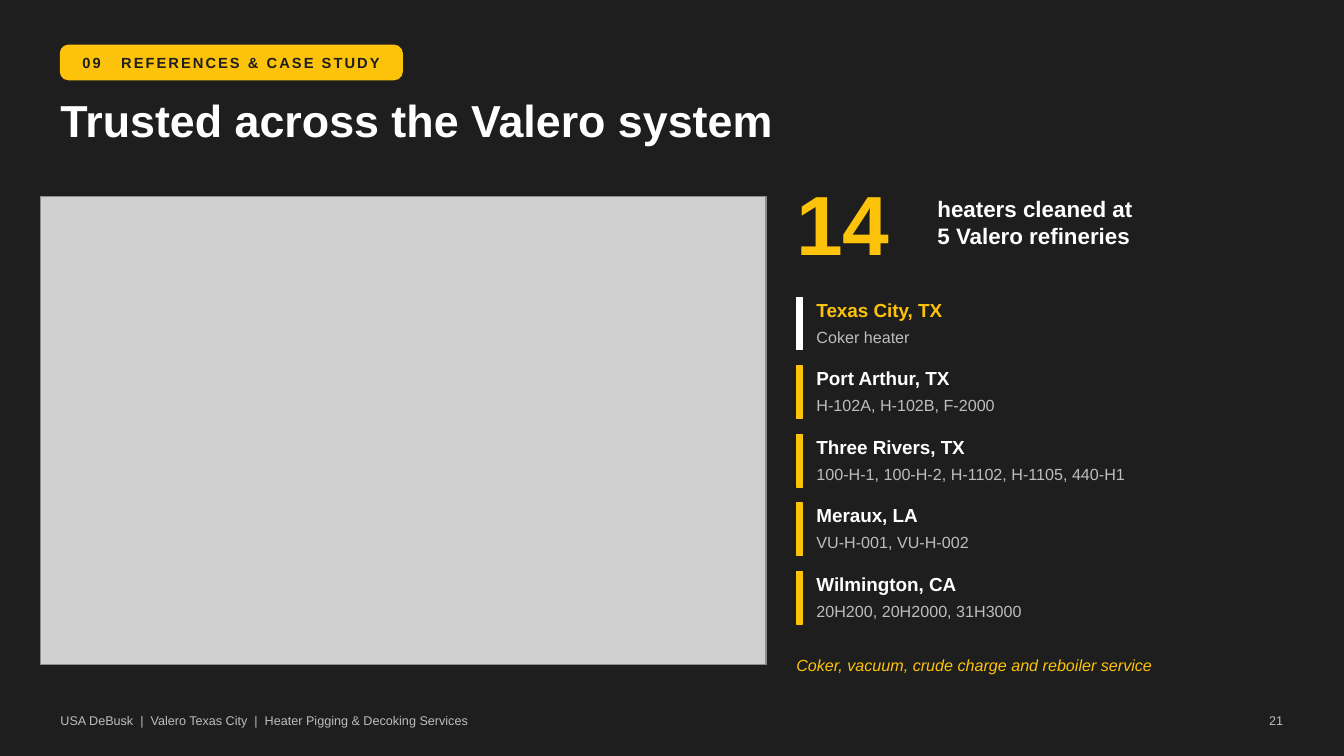
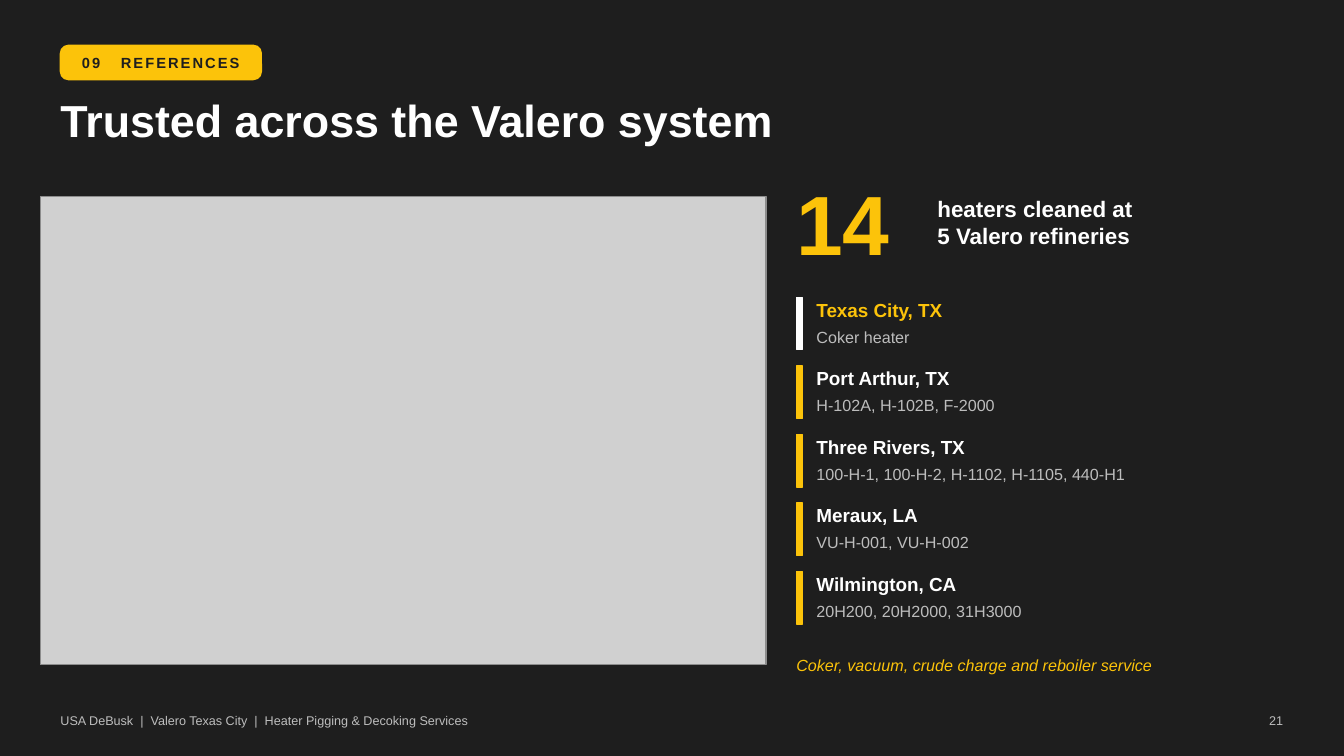
Before and after one commit to TheSkinz/obsidian-work, a slide deck: slide 21 of 02-facilities/Valero/Texas-City-TX/pigging-capabilities-presentation/Valero_TXC_Pigging_Capabilities.pptx. Drawn at 1344x756 pixels with LibreOffice and Linux fonts; fonts in the diff are those of the drawing; grey boxes stand for pictures. Boxes give left, top, right and bottom in pixels: in the first picture for what was removed or moved away, otherwise in the second. Text is boxed around its words. In the diff, an @@ line names an element or a change of style, - is before the commit and + after.

```diff
--- a/02-facilities/Valero/Texas-City-TX/pigging-capabilities-presentation/Valero_TXC_Pigging_Capabilities.pptx
+++ b/02-facilities/Valero/Texas-City-TX/pigging-capabilities-presentation/Valero_TXC_Pigging_Capabilities.pptx
@@ rounded rectangle resized from (x1=60, y1=45, x2=402, y2=80) to (x1=60, y1=45, x2=261, y2=80) @@
@@ text at (x1=82, y1=57, x2=240, y2=68): text changed @@
-09 REFERENCES & CASE STUDY
+09 REFERENCES
```
Also in this commit, not shown: 2 other slides changed, 1 slide removed, 3 other files.
